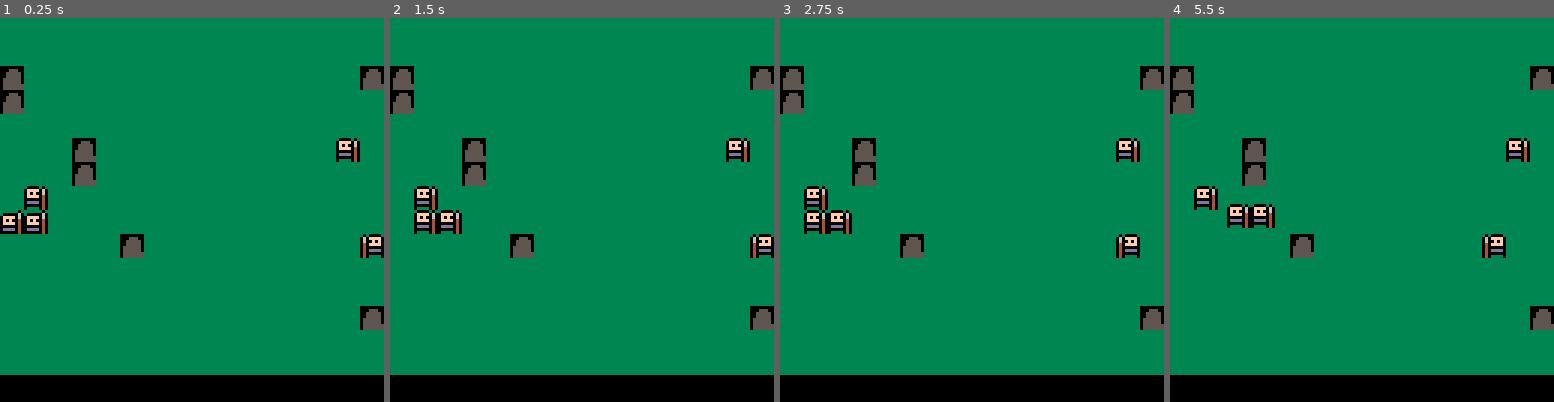
Above: before the commit, frames 1-4 (left to right).
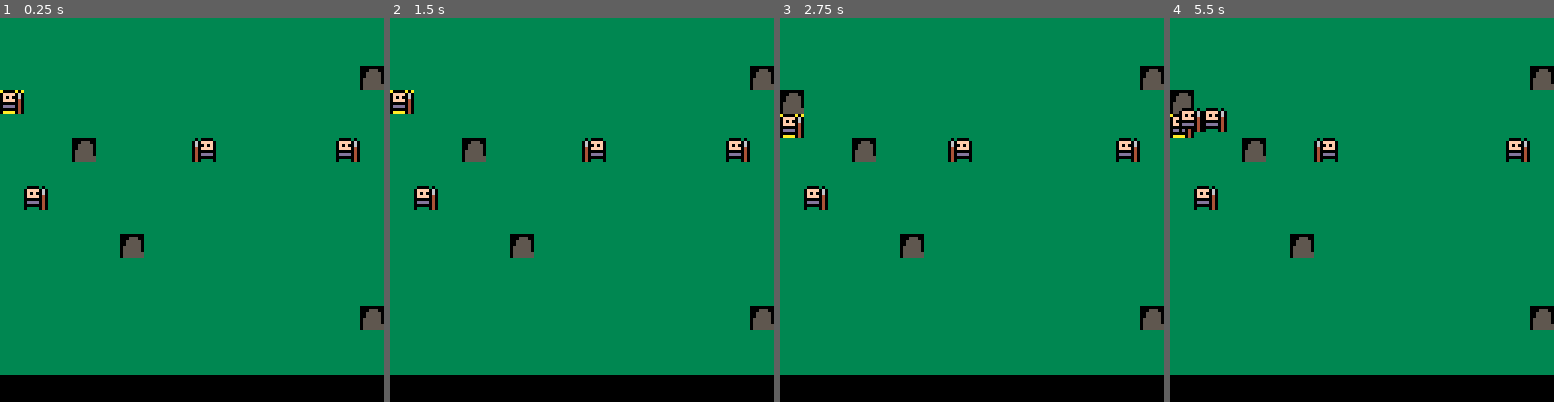
Above: after the commit, the same moments.

Repository: ironchestgames/pico-8-carts
Game: PICO-8 cartridge rpgchess.p8
Two runs of this game, one before a commit and one after it. Both use one fixed random seed, a clock stepped at 60 frames per second and the inputs below.
Inputs:
- Up to frame 1 (0.25 s): no input
- Up to frame 2 (1.5 s): tap O (Z key) at 0.33, 0.7, 1.43 s
- Up to frame 3 (2.75 s): tap O (Z key) at 2.22 s; hold Down from 2.42 s (still down)
- Up to frame 4 (5.5 s): release Down at 2.82 s; tap O (Z key) at 3.1, 3.98, 4.87 s; hold Up 3.58-4.08 s; hold Down 4.58-5.08 s

The runs differ from the first frame. In frame 1, 2.4% of the frame differs, in the area x 0-100%, y 12-63%; in frame 2, 2.5%; in frame 3, 2.6%; in frame 4, 3.1%, in the area x 0-88%, y 12-63%.

Commit message:
rpgchess - fix victory condition, add player input, add summoning, tweak movements

Diff:
--- a/rpgchess.p8
+++ b/rpgchess.p8
@@ -56,12 +56,12 @@
 local cols=16
 local arlsen=rows*cols-1 -- 11 rows, 14 cols
 local board={
- [0]=16,
+ -- [0]=16,
  [cols-1]=16,
  [cols]=16,
  [arlsen]=16,
  [3*cols+3]=16,
- [4*cols+3]=16,
+ -- [4*cols+3]=16,
  -- [4*cols+4]=16,
  -- [5*cols+4]=16,
  -- [6*cols+4]=16,
@@ -76,6 +76,7 @@
  }
 local creatures
 local summoners
+local playersummoner
 local isvictory
 
 local function getcreatureonpos(_x,_y)
@@ -116,14 +117,19 @@
 }
 
 summoners={
- {walkdir=1,x=1,y=5,typ=0,hp=3},
- {walkdir=-1,x=14,y=3,typ=0,hp=3},
+ {walkdir=1,x=1,y=5,typ=0,active=true,hp=3,hassummoned=false,sel=1,availablesels={},creatures={
+  {typ=0,hp=2,movedeltas='spearman',attackdeltas='spearman'},
+  {typ=0,hp=2,movedeltas='spearman',attackdeltas='spearman'},
+  {typ=0,hp=2,movedeltas='spearman',attackdeltas='spearman'},
+  }},
+ {walkdir=-1,x=14,y=3,typ=0,active=false,hp=3,sel=6,creatures={
+
+  }},
 }
+playersummoner=summoners[1]
 
 creatures={
- {summoner=1,walkdir=1,x=1,y=6,typ=0,hp=2,active=true,movedeltas='spearman',attackdeltas='spearman'},
- {summoner=1,walkdir=1,x=0,y=6,typ=0,hp=2,active=true,movedeltas='spearman',attackdeltas='spearman'},
- {summoner=2,walkdir=-1,x=15,y=7,typ=0,hp=2,active=false,movedeltas='spearman',attackdeltas='spearman'},
+ {summoner=2,walkdir=-1,x=8,y=3,typ=0,hp=2,active=false,movedeltas='spearman',attackdeltas='spearman'},
 }
 
 for _c in all(creatures) do
@@ -139,33 +145,71 @@
 local animlen=12
 
 function _update60()
+
+ for _i=0,rows-1 do
+  if not (board[_i*cols] or getcreatureonpos(0,_i)) then
+   playersummoner.availablesels[_i]=true
+  else
+   playersummoner.availablesels[_i]=nil
+  end
+ end
+
+ if btnp(2) then
+  playersummoner.sel-=1
+ elseif btnp(3) then
+  playersummoner.sel+=1
+ end
+
+ playersummoner.sel=mid(1,playersummoner.sel,rows-1)
+
+ if btnp(4) then
+  if not playersummoner.availablesels[playersummoner.sel] then
+   -- todo: play sfx
+  elseif not playersummoner.hassummoned then
+   playersummoner.hassummoned=true
+   local _c=del(playersummoner.creatures,playersummoner.creatures[1])
+   if _c then
+    _c.x,_c.y=0,playersummoner.sel
+    _c.active=playersummoner.active
+    _c.walkdir=playersummoner.walkdir
+    _c.summoner=1
+    _c.movedeltas=movedeltas[_c.movedeltas]
+    _c.attackdeltas=attackdeltas[_c.attackdeltas]
+    add(creatures,_c)
+   end
+  end
+ end
+
  if animtick > 0 then
   animtick-=1
 
- elseif summoners[1].hp <= 0 or summoners[2].hp <= 0 then
-
-  if summoners[1].hp <= 0 then
+ elseif playersummoner.hp <= 0 or summoners[2].hp <= 0 then
+
+  if playersummoner.hp <= 0 then
+   isvictory=false
+  else
    isvictory=true
-  else
-   isvictory=false
-  end
-
- else
+  end
+
+ else -- update
 
   tick+=1
 
   if tick >= tickwrap then
+
+   -- todo: ai make decision
 
    -- todo: sort on x first, friendly creatures with x closer to enemy summoner moves first
 
    -- update creatures
    for _c in all(creatures) do
 
+    local _summoner=summoners[_c.summoner]
+    local _enemysummoner=summoners[(_c.summoner%2)+1]
+
     _c.anim=nil
 
     if _c.active then
-
-     local _enemysummoner=summoners[(_c.summoner%2)+1]
 
      local _attacks=copydeltas(_c.attackdeltas)
 
@@ -184,8 +228,6 @@
 
       _c.anim='attacking'
 
-      _c.lastmovx=nil
-
       _c.attx=_c.x+_attacks[1].x*_c.walkdir
       _c.atty=_c.y+_attacks[1].y
 
@@ -218,16 +260,18 @@
       for _m in all(_moves) do
        local _nextx,_nexty=_c.x+_m.x*_c.walkdir,_c.y+_m.y
 
-       -- is outside board long-side edges
-       -- todo: always go towards center row
        if _nexty < 0 or
           _nexty >= rows or
           board[_nexty*cols+_nextx] or
-          getcreatureonpos(_nextx,_nexty) then
+          getcreatureonpos(_nextx,_nexty) or
+          (_nextx == _summoner.x and _nexty == _summoner.y) then
         del(_moves,_m)
        elseif _nextx == _c.lastmovx and _nexty == _c.lastmovy then
         _m.w-=0.5
        end
+       if abs(_nexty-_enemysummoner.y) > abs(_c.y-_enemysummoner.y) then
+        _m.w-=0.5
+       end
       end
 
       sort(_moves,sortonw)
@@ -242,6 +286,13 @@
     end
 
     _c.active=not _c.active
+   end
+
+   for _s in all(summoners) do
+    _s.active=not _s.active
+    if _s.active then
+     _s.hassummoned=nil
+    end
    end
 
    -- next turn
@@ -270,6 +321,13 @@
  -- draw summoners
  for _s in all(summoners) do
   spr(_s.typ,_s.x*8,_yoff+_s.y*8)
+ end
+
+ -- draw player next summon
+ local _c=playersummoner.creatures[1]
+ if _c then
+  rectfill(0,_yoff+playersummoner.sel*8,7,_yoff+playersummoner.sel*8+7,10)
+  spr(_c.typ,0,_yoff+playersummoner.sel*8)
  end
 
  -- draw creatures
@@ -297,8 +355,10 @@
  -- draw effects
 
  -- draw isvictory
- if isvictory != nil then
+ if isvictory == true then
   print('victory!',64,64,7)
+ elseif isvictory == false then
+  print('defeat',64,64,7)
  end
 
  -- draw gui
